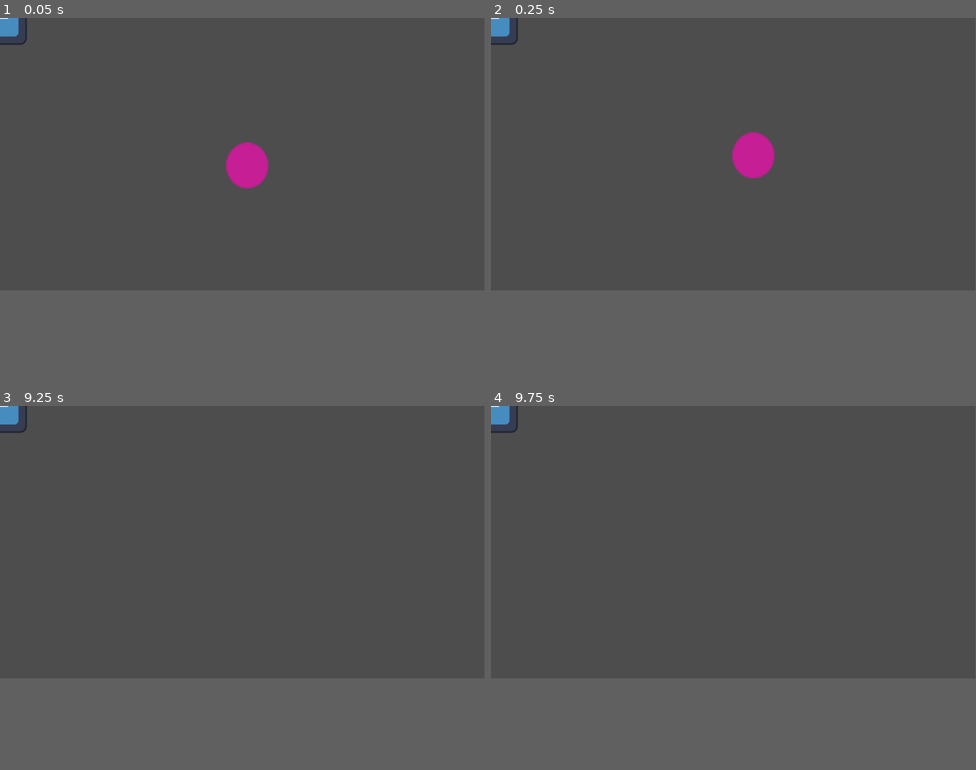
Above: before the commit, frames 1-4 (two rows, left to right).
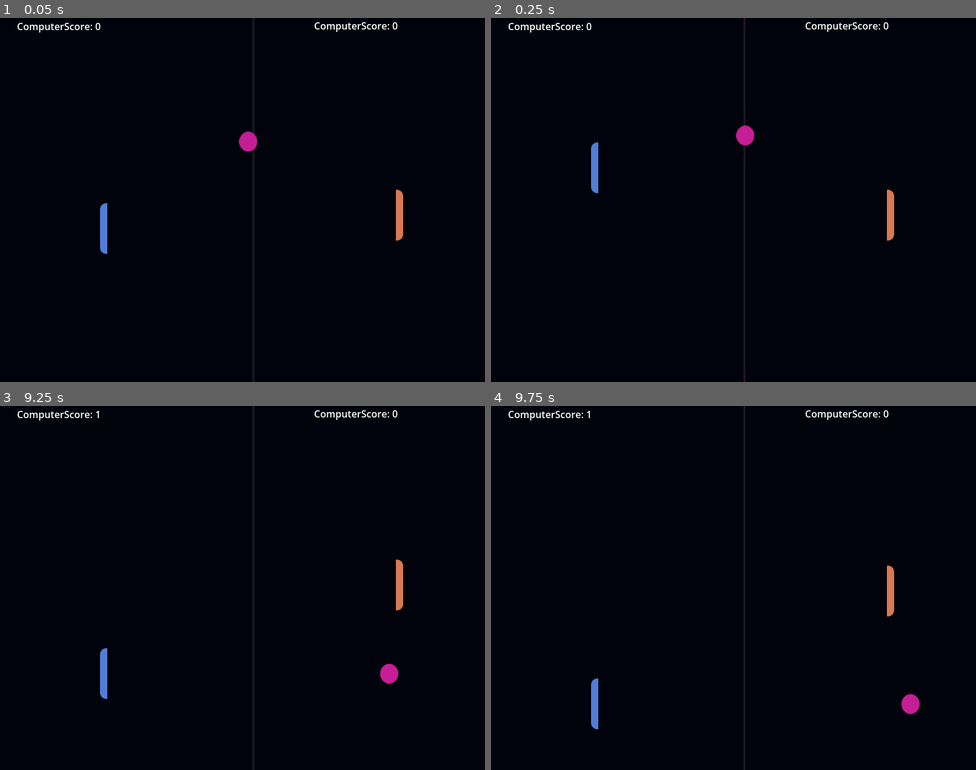
Above: after the commit, the same moments.

Repository: Jelani7/Jelani-Game-Develop
Game: Godot game, scene res://level_1.tscn
Same seed, same stepped clock (60 frames per second), same inputs: the game is played once before the commit and once after it. The engine's default icon, where the game draws it, is replaced by a stand-in: a white triangle on a blue panel in a dark square.
Inputs:
- Up to frame 1 (0.05 s): no input
- Up to frame 2 (0.25 s): no input
- Up to frame 3 (9.25 s): hold Up (ui_up) 0.53-1.28 s; hold Down (ui_down) 1.28-2.03 s; hold Up (ui_up) 2.03-3.53 s; hold Down (ui_down) 3.53-5.78 s; hold Up (ui_up) 5.78-8.03 s; hold Down (ui_down) from 8.03 s (still down)
- Up to frame 4 (9.75 s): release Down (ui_down) at 9.53 s; hold Up (ui_up) from 9.53 s (still down)
In our replay, the window is 799x449 before the commit and 800x600 after it. These sizes can differ from the game's own. Grey fills any space a smaller window leaves; there, only what the larger window draws over its background counts as a difference.

The runs differ from the first frame. In frame 1, 75% of the frame differs, in the area x 0-100%, y 0-100%; in frame 2, 75%; in frame 3, 75%; in frame 4, 75%.

Commit message:
Add files via upload

Diff:
--- a/ball.gd
+++ b/ball.gd
@@ -1,17 +1,45 @@
 extends Area2D
 
-@export var speed:int = 25
-const radius:float = 30.0
-var text:String = "My favorite soccer player is Ronaldo"
-var isAlive:bool = true
+@export var speed:int = 50
+
+var direction = Vector2(0, 0)
+
+var screen_size
+signal player_goal
+signal computer_goal
+
 # Called when the node enters the scene tree for the first time.
 func _ready() -> void:
-	print("Hello World!")
-	print(text)
-	print(speed * radius)
+	direction = Vector2(set_random_direction(), set_random_direction())
+	screen_size = get_window().size
+	print(screen_size)
 
 
 # Called every frame. 'delta' is the elapsed time since the previous frame.
 func _process(delta: float) -> void:
-	position.x += 3
-	position.y -= 2
+	position.x += direction.x * (delta*speed)
+	position.y += direction.y * (delta*speed)
+	if position.x >= screen_size.x or position.x <= 0:
+		direction.x *= -1
+
+	elif position.y >= screen_size.y or position.y <= 0:
+		direction.y *= -1
+
+
+
+func _on_area_entered(area: Area2D) -> void:
+	if area.name == "Player":
+		direction.x *= -1
+		print("I hit the player!")
+	if area.name == "Computer":
+		direction.x *= -1
+	if area.name == "ComputerGoal":
+		emit_signal("computer_goal")
+	if area.name == "PlayerGoal":
+		emit_signal("player_goal")
+
+
+func set_random_direction():
+	var choices = [-1, 1]
+	var random_direction = choices.pick_random()
+	return random_direction
--- a/ball.tscn
+++ b/ball.tscn
@@ -17,3 +17,5 @@
 [node name="CollisionShape2D" type="CollisionShape2D" parent="." unique_id=1593197964]
 position = Vector2(0, 1)
 shape = SubResource("CircleShape2D_41u45")
+
+[connection signal="area_entered" from="." to="." method="_on_area_entered"]
--- /dev/null
+++ b/computer.gd
@@ -0,0 +1,13 @@
+extends Area2D
+
+@export var ball:Area2D
+@export var speed:float = 500
+# Called when the node enters the scene tree for the first time.
+func _ready() -> void:
+	pass # Replace with function body.
+
+
+# Called every frame. 'delta' is the elapsed time since the previous frame.
+func _process(delta: float) -> void:
+	if position.y != ball.position.y:
+		position.y = move_toward(position.y, ball.position.y, delta * speed)
--- /dev/null
+++ b/computer.tscn
@@ -0,0 +1,17 @@
+[gd_scene format=3 uid="uid://ckrjxhxovv0af"]
+
+[ext_resource type="Script" uid="uid://dmkklacu48mt8" path="res://computer.gd" id="1_18hgq"]
+[ext_resource type="Texture2D" uid="uid://be4bkli36uvfx" path="res://Computer.png" id="2_gcbbq"]
+
+[sub_resource type="RectangleShape2D" id="RectangleShape2D_jr5mb"]
+size = Vector2(20, 120)
+
+[node name="Computer" type="Area2D" unique_id=818937134]
+script = ExtResource("1_18hgq")
+
+[node name="Sprite2D" type="Sprite2D" parent="." unique_id=1066990565]
+texture = ExtResource("2_gcbbq")
+
+[node name="CollisionShape2D" type="CollisionShape2D" parent="." unique_id=744872343]
+position = Vector2(0, 1)
+shape = SubResource("RectangleShape2D_jr5mb")
--- /dev/null
+++ b/level_1.gd
@@ -0,0 +1,28 @@
+extends Node2D
+
+var computer_goal:int = 0
+var player_goal:int = 0
+# Called when the node enters the scene tree for the first time.
+func _ready() -> void:
+	$"ComputerScore".text = "ComputerScore: 0"
+	$"PlayerScore".text = "ComputerScore: 0"
+
+
+# Called every frame. 'delta' is the elapsed time since the previous frame.
+func _process(delta: float) -> void:
+	pass
+
+
+func _on_ball_player_goal() -> void:
+	player_goal += 1
+	print(player_goal)
+	$"PlayerScore".text = "PlayerScore: " + str(computer_goal)
+
+
+func _on_ball_computer_goal() -> void:
+	computer_goal = computer_goal + 1
+	print(computer_goal)
+	$"ComputerScore".text = "ComputerScore: " + str(computer_goal)
+	$"Ball".position.x = 407
+	$"Ball".position.y = 206
+	$"Ball".speed += 50
--- a/level_1.tscn
+++ b/level_1.tscn
@@ -1,12 +1,63 @@
 [gd_scene format=3 uid="uid://ch4qdpamj7dpk"]
 
-[ext_resource type="Texture2D" uid="uid://cgocewrvj77in" path="res://icon.svg" id="1_3hls8"]
+[ext_resource type="Script" uid="uid://qgaypcipqvad" path="res://level_1.gd" id="1_ihfcg"]
 [ext_resource type="PackedScene" uid="uid://ch5wb7x7m10b3" path="res://ball.tscn" id="2_hbghi"]
+[ext_resource type="PackedScene" uid="uid://iomq6ftk46ev" path="res://player.tscn" id="2_hn12h"]
+[ext_resource type="PackedScene" uid="uid://ckrjxhxovv0af" path="res://computer.tscn" id="3_hn12h"]
+[ext_resource type="Texture2D" uid="uid://48x5kj3j6kl" path="res://Board.png" id="5_rka8t"]
+
+[sub_resource type="RectangleShape2D" id="RectangleShape2D_hn12h"]
+size = Vector2(51, 697)
+
+[sub_resource type="RectangleShape2D" id="RectangleShape2D_ihfcg"]
+size = Vector2(41, 720)
 
 [node name="Level 1" type="Node2D" unique_id=1773471861]
+script = ExtResource("1_ihfcg")
 
-[node name="Sprite2D" type="Sprite2D" parent="." unique_id=831706688]
-texture = ExtResource("1_3hls8")
+[node name="Background" type="Sprite2D" parent="." unique_id=787742945]
+position = Vector2(418, 306)
+scale = Vector2(1.587282, 1.7780219)
+texture = ExtResource("5_rka8t")
 
 [node name="Ball" parent="." unique_id=2022865583 instance=ExtResource("2_hbghi")]
-position = Vector2(579, 356)
+position = Vector2(407.00003, 206)
+scale = Vector2(0.3, 0.3)
+
+[node name="Player" parent="." unique_id=2010660965 instance=ExtResource("2_hn12h")]
+position = Vector2(659, 325)
+scale = Vector2(0.7, 0.7)
+
+[node name="Computer" parent="." unique_id=818937134 node_paths=PackedStringArray("ball") instance=ExtResource("3_hn12h")]
+position = Vector2(171, 372)
+scale = Vector2(0.7, 0.7)
+ball = NodePath("../Ball")
+
+[node name="ComputerGoal" type="Area2D" parent="." unique_id=1519831051]
+
+[node name="CollisionShape2D" type="CollisionShape2D" parent="ComputerGoal" unique_id=437342389]
+position = Vector2(793, 304)
+shape = SubResource("RectangleShape2D_hn12h")
+
+[node name="PlayerGoal" type="Area2D" parent="." unique_id=1051360560]
+
+[node name="CollisionShape2D" type="CollisionShape2D" parent="PlayerGoal" unique_id=370914412]
+position = Vector2(1, 292)
+shape = SubResource("RectangleShape2D_ihfcg")
+
+[node name="ComputerScore" type="Label" parent="." unique_id=1919818721]
+offset_left = 28.0
+offset_top = 2.0
+offset_right = 358.0
+offset_bottom = 43.0
+text = "This is the Computer Score "
+
+[node name="PlayerScore" type="Label" parent="." unique_id=677597392]
+offset_left = 518.0
+offset_top = 1.0
+offset_right = 770.0
+offset_bottom = 35.0
+text = "This is the Player Score "
+
+[connection signal="computer_goal" from="Ball" to="." method="_on_ball_computer_goal"]
+[connection signal="player_goal" from="Ball" to="." method="_on_ball_player_goal"]
--- /dev/null
+++ b/player.gd
@@ -0,0 +1,19 @@
+extends Area2D
+
+var speed:int = 100
+var direction:int = 0
+# Called when the node enters the scene tree for the first time.
+func _ready() -> void:
+	pass # Replace with function body.
+
+
+# Called every frame. 'delta' is the elapsed time since the previous frame.
+func _process(delta: float) -> void:
+
+	if Input.is_action_pressed("ui_down"):
+		direction = 1
+	elif Input.is_action_pressed("ui_up"):
+		direction = -1
+	else: direction = 0
+
+	position.y = position.y + direction * (speed * delta)
--- /dev/null
+++ b/player.tscn
@@ -0,0 +1,17 @@
+[gd_scene format=3 uid="uid://iomq6ftk46ev"]
+
+[ext_resource type="Texture2D" uid="uid://rbut2gvop0r" path="res://Player.png" id="1_4flbx"]
+[ext_resource type="Script" uid="uid://otadtirjf5f7" path="res://player.gd" id="1_onrkg"]
+
+[sub_resource type="RectangleShape2D" id="RectangleShape2D_onrkg"]
+size = Vector2(20, 122)
+
+[node name="Player" type="Area2D" unique_id=2010660965]
+script = ExtResource("1_onrkg")
+
+[node name="Sprite2D" type="Sprite2D" parent="." unique_id=508594546]
+texture = ExtResource("1_4flbx")
+
+[node name="CollisionShape2D" type="CollisionShape2D" parent="." unique_id=2052723766]
+position = Vector2(-1, 0)
+shape = SubResource("RectangleShape2D_onrkg")
--- a/project.godot
+++ b/project.godot
@@ -15,6 +15,12 @@
 config/features=PackedStringArray("4.6", "Mobile")
 config/icon="res://icon.svg"
 
+[display]
+
+window/size/viewport_width=800
+window/size/viewport_height=600
+window/stretch/mode="viewport"
+
 [physics]
 
 3d/physics_engine="Jolt Physics"
Not shown, added: computer.gd.uid
Not shown, added: level_1.gd.uid
Not shown, added: player.gd.uid
